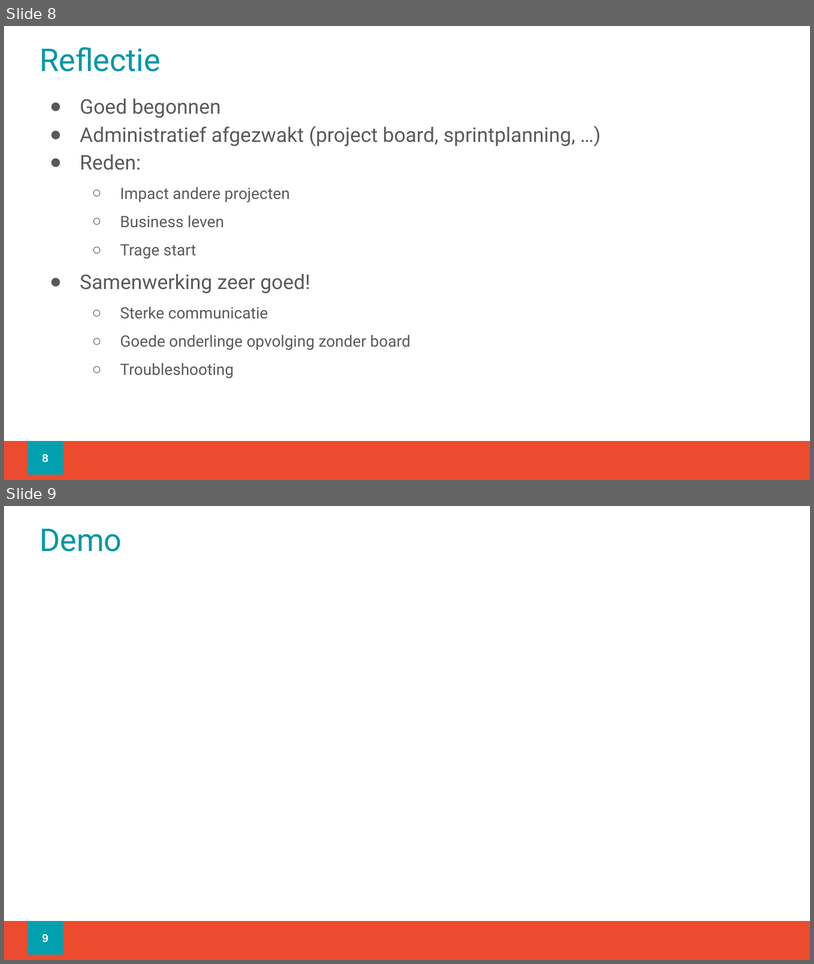
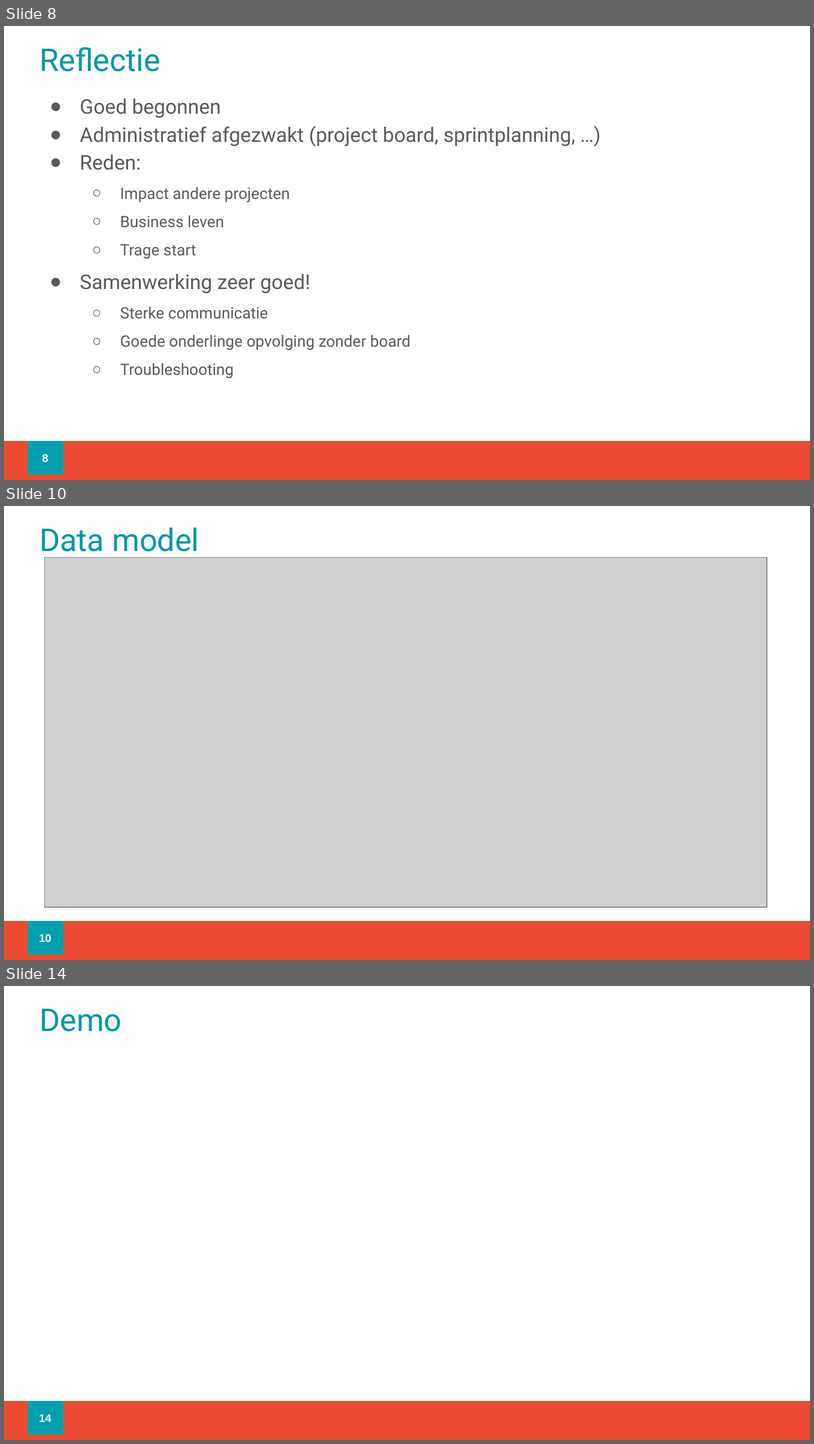
Before and after one commit to KevinMaesTM/JTO, a slide deck: Documentatie/EindRetrospective.pptx. Shown one above the other, each under a label of ours: slides 8 and 9 before the commit, slides 8, 10 and 14 after it; the slides between them are not shown. The pictures are 814x964 and 814x1444 pixels, drawn with LibreOffice and Linux fonts; fonts in the diff are those of the drawing; grey boxes stand for pictures; background and template pictures are left out. Boxes give left, top, right and bottom in pixels: in the first picture for what was removed or moved away, otherwise in the second. Text is boxed around its words. In the diff, an @@ line names an element or a change of style, - is before the commit and + after.

```diff
--- a/Documentatie/EindRetrospective.pptx
+++ b/Documentatie/EindRetrospective.pptx
@@ slide 10 added at [4, 506, 810, 960], background #FFFFFF; not listed: 1 template element that a slide beside it also shows @@
@@ title added at [39, 527, 199, 558], 28 pt, text #0097A7 @@
+Data model
@@ picture added at [44, 558, 767, 907] @@
@@ page number added at [27, 921, 63, 954], fill #00A0AE, outline #00A0AE 0.75 pt, 10 pt, text #FFFFFF, bold @@
+10
@@ what was slide 9 is now slide 14 @@
@@ page number at [39, 1414, 51, 1422]: text changed @@
-9
+14
```
Also in this commit, not shown: 2 slides changed, 4 other slides added, 1 other file.
